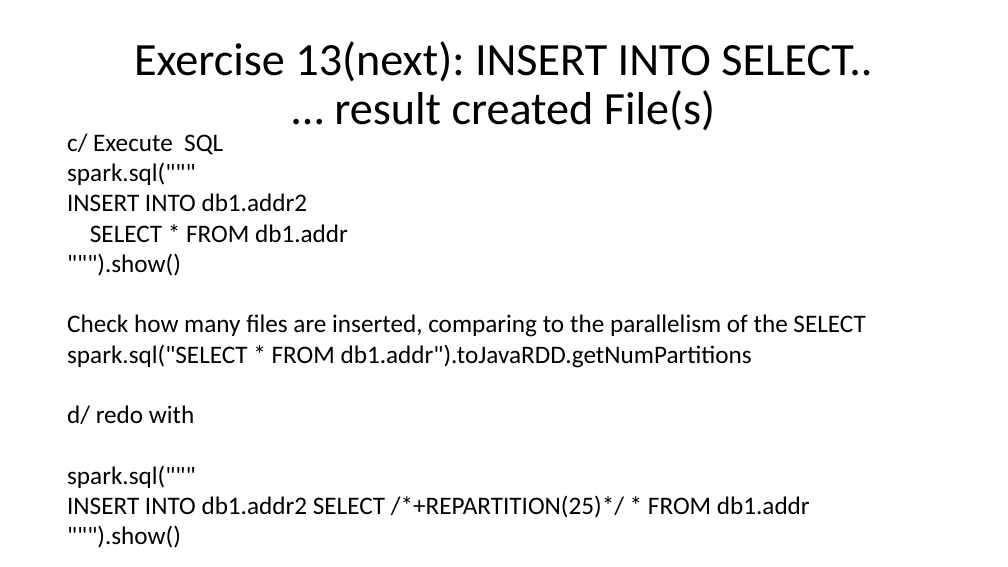
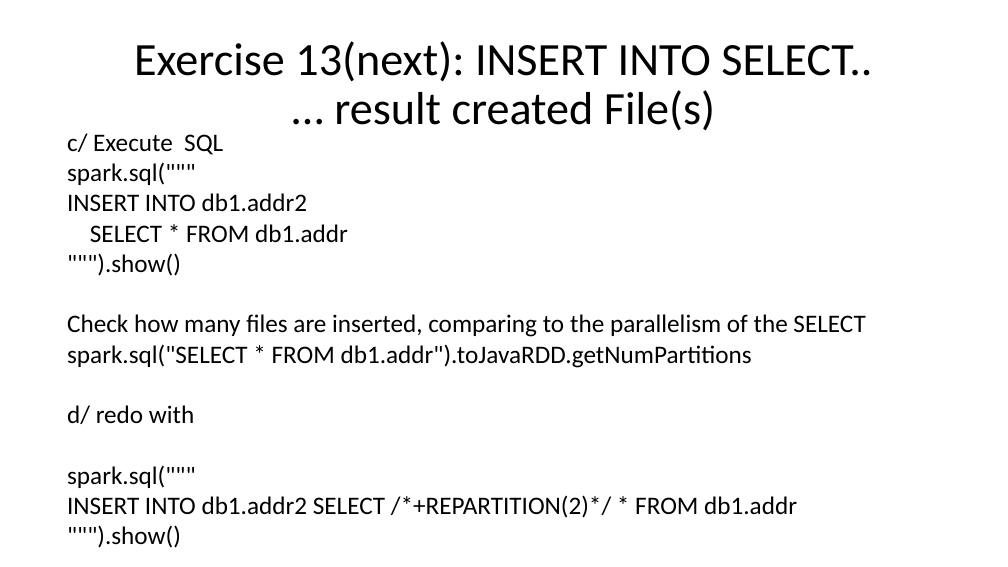
Before and after one commit to Arnaud-Nauwynck/presentations, a slide deck: slide 63 of pres-bigdata/Hands-On/TD3-sql-metastore.pptx (slide 62 before the commit). Drawn at 1008x567 pixels with LibreOffice and Linux fonts; fonts in the diff are those of the drawing. Boxes give left, top, right and bottom in pixels: in the first picture for what was removed or moved away, otherwise in the second. Text is boxed around its words. In the diff, an @@ line names an element or a change of style, - is before the commit and + after.

```diff
--- a/pres-bigdata/Hands-On/TD3-sql-metastore.pptx
+++ b/pres-bigdata/Hands-On/TD3-sql-metastore.pptx
@@ text at [67,495,797,518]: text changed @@
-INSERT INTO db1.addr2 SELECT /*+REPARTITION(25)*/ * FROM db1.addr
+INSERT INTO db1.addr2 SELECT /*+REPARTITION(2)*/ * FROM db1.addr
```
Also in this commit, not shown: 7 other slides changed, 5 slides added, 26 other files.
